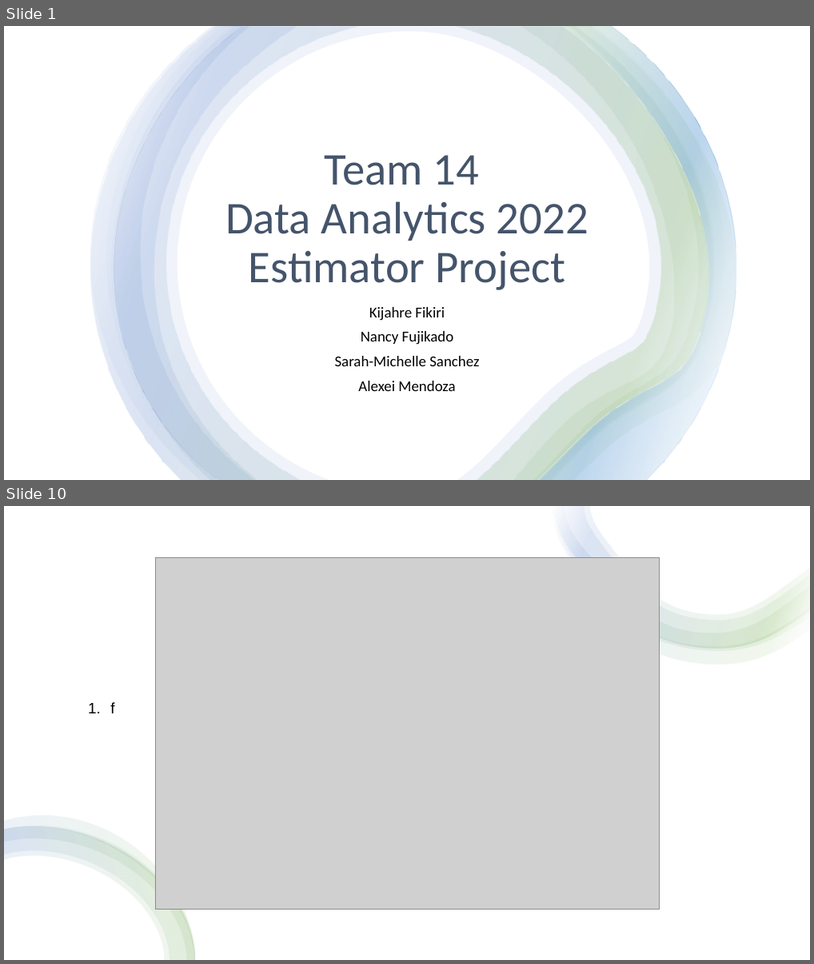
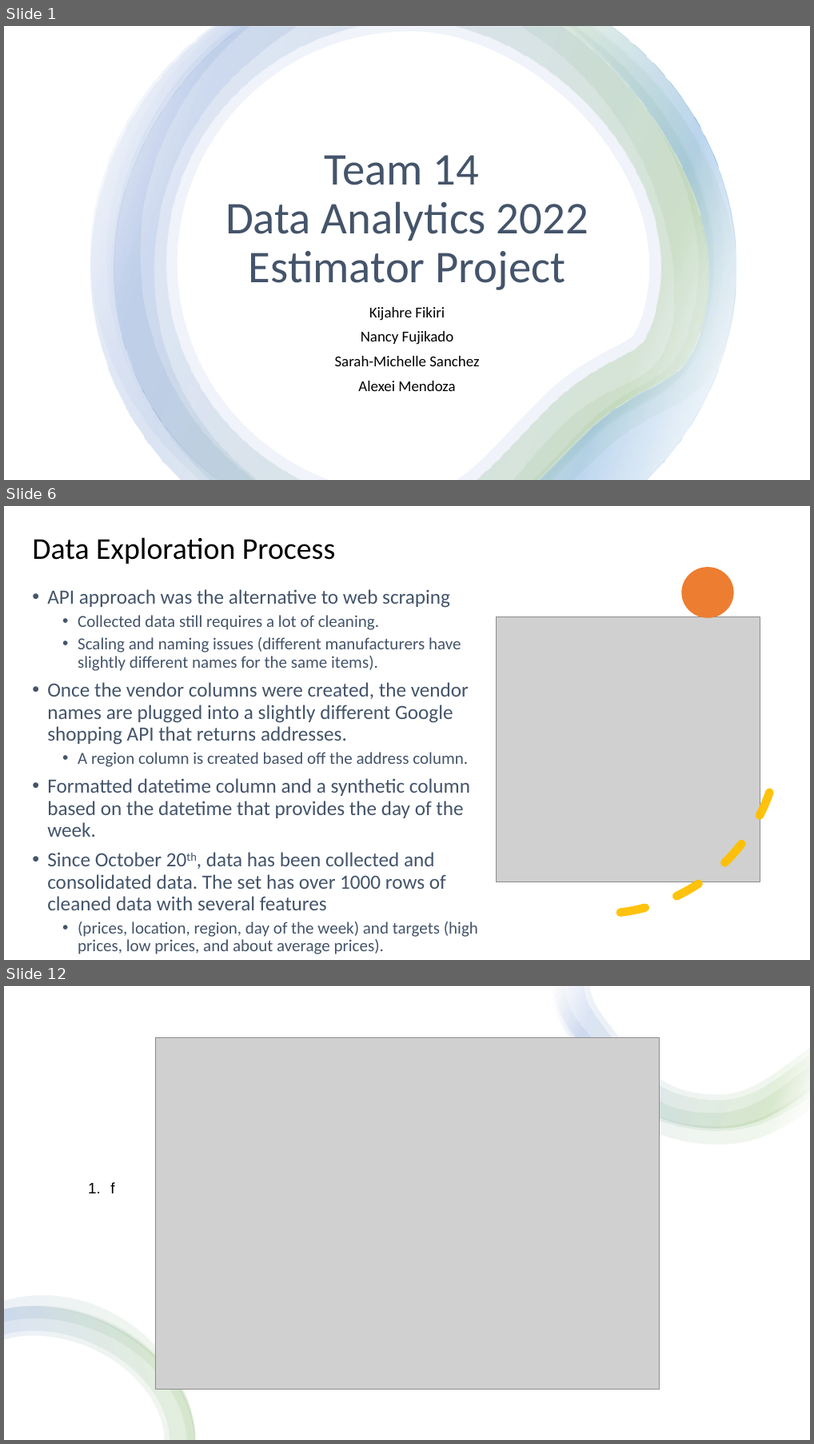
Before and after one commit to thegreatkeej/Estimator_Project, a slide deck: Team14_Presentation.pptx. Shown one above the other, each under a label of ours: slides 1 and 10 before the commit, slides 1, 6 and 12 after it; the slides between them are not shown. The pictures are 814x964 and 814x1444 pixels, drawn with LibreOffice and Linux fonts; fonts in the diff are those of the drawing; grey boxes stand for pictures. Boxes give left, top, right and bottom in pixels: in the first picture for what was removed or moved away, otherwise in the second. Text is boxed around its words. In the diff, an @@ line names an element or a change of style, - is before the commit and + after.

```diff
--- a/Team14_Presentation.pptx
+++ b/Team14_Presentation.pptx
@@ slide 6 added at (4,506,810,960), background #FFFFFF @@
@@ text added at (32,537,335,564), 36 pt, text #000000 @@
+Data Exploration Process
@@ arc (boxed as its full ellipse) added at (398,532,800,933), outline #FFC000 10 pt dashed @@
@@ ellipse added at (682,567,734,618), fill #ED7D31 @@
@@ text added at (47,589,478,954), 24 pt, text #44546A @@
+• API approach was the alternative to web scraping
+  • Collected data still requires a lot of cleaning.
+  • Scaling and naming issues (different manufacturers have slightly different names for the same items).
+• Once the vendor columns were created, the vendor names are plugged into a slightly different Google shopping API that returns addresses.
+  • A region column is created based off the address column.
+• Formatted datetime column and a synthetic column based on the datetime that provides the day of the week.
+• Since October 20th, data has been collected and consolidated data. The set has over 1000 rows of cleaned data with several features
+  • (prices, location, region, day of the week) and targets (high prices, low prices, and about average prices).
@@ picture added at (497,616,761,881) @@
@@ what was slide 10 is now slide 12 @@
```
Also in this commit, not shown: 6 slides changed, 3 other slides added, 1 slide removed.
